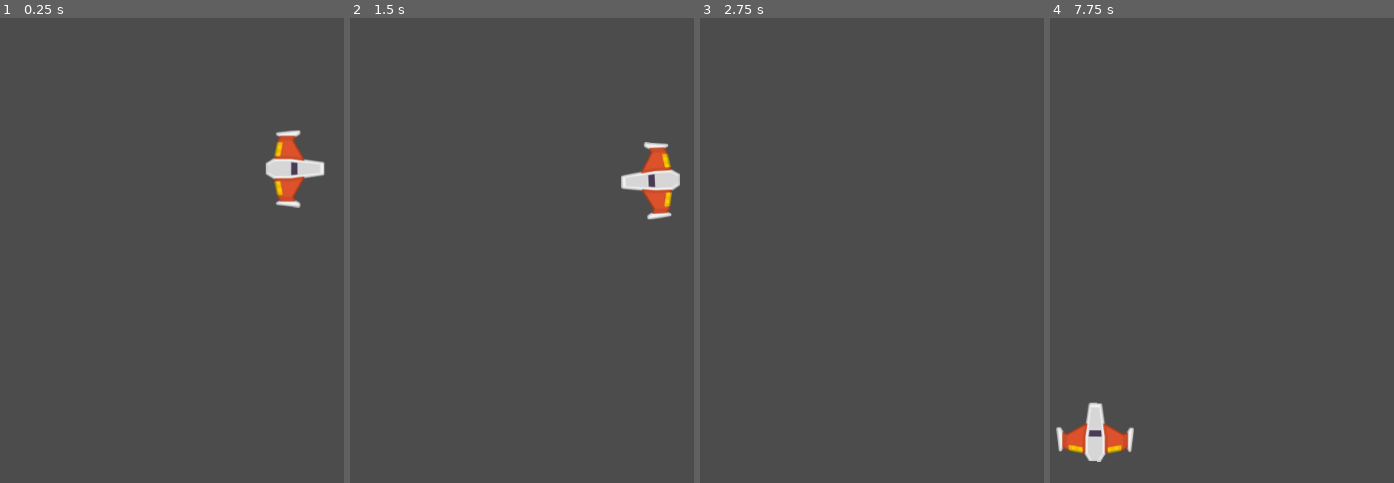
Above: before the commit, frames 1-4 (left to right).
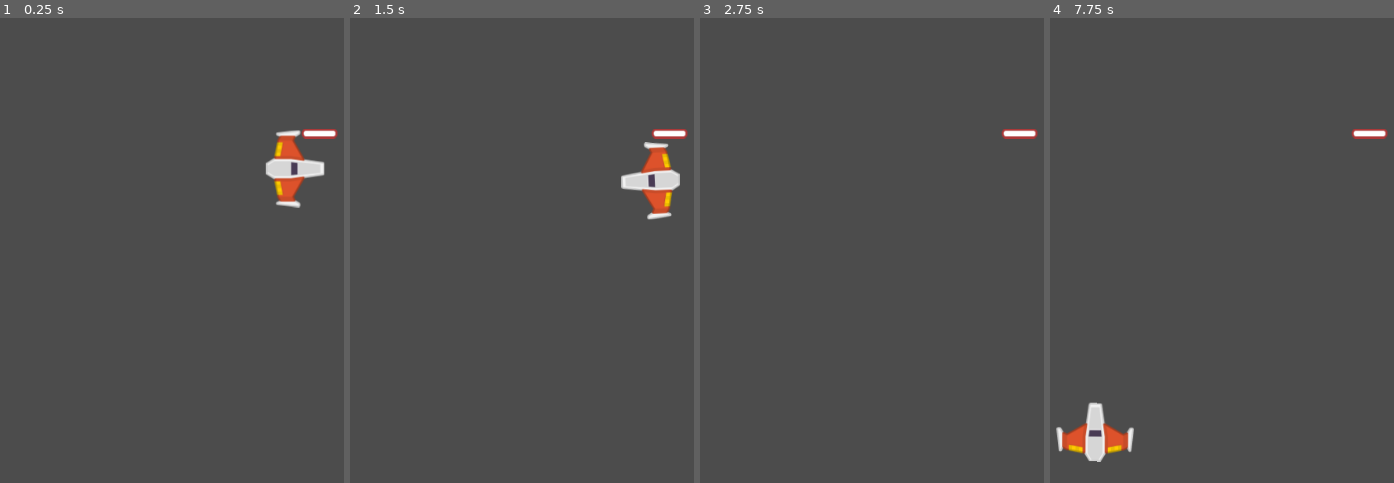
Above: after the commit, the same moments.

Repository: ChristianDTC/Game-Meteorite
Game: Godot game, scene res://Game/Levels/LevelTest.tscn
The game is run twice, just before and just after one commit, with the same random seed, the same clock (stepped at 60 frames per second) and the same inputs.
Inputs:
- Up to frame 1 (0.25 s): no input
- Up to frame 2 (1.5 s): tap Enter at 0.5 s; hold Right (rotate_right) 0.53-1.28 s; hold Space (shot_main, bound only after the commit) 0.53-1.28 s; hold Down (move_down) from 1.28 s (still down); tap Space (shot_main, bound only after the commit) at 1.35 s
- Up to frame 3 (2.75 s): release Down (move_down) at 2.03 s; hold Right (rotate_right) from 2.03 s (still down); hold Space (shot_main, bound only after the commit) from 2.03 s (still down)
- Up to frame 4 (7.75 s): release Right (rotate_right) at 2.78 s; release Space (shot_main, bound only after the commit) at 2.78 s; hold W (move_up) 2.78-3.53 s; tap Space (shot_main, bound only after the commit) every 1.5 s from 2.85 to 7.35 s; tap Enter at 3.5, 5 s; hold Space (shot_main, bound only after the commit) 3.53-4.28 s; hold Left (rotate_left) 3.53-5.03 s; hold Down (move_down) 5.03-5.78 s; hold Space (shot_main, bound only after the commit) 5.03-5.78 s; hold Right (rotate_right) 5.78-6.53 s; hold W (move_up) 6.53-7.28 s; hold Space (shot_main, bound only after the commit) 6.53-7.28 s; hold Right (rotate_right) from 7.28 s (still down)

The runs differ from the first frame. In frame 1, 0.2% of the frame differs, in the area x 87-99%, y 23-27%; in frame 2, 0.2%; in frame 3, 0.2%; in frame 4, 0.2%.

Commit message:
cree el laser y el cañon

Diff:
--- /dev/null
+++ b/Game/Laser/Laser.gd
@@ -0,0 +1,17 @@
+class_name Laser
+extends Area2D
+
+
+# ATRIBUTOS
+var velocity:Vector2 = Vector2.ZERO
+var damage:float
+
+
+# METODOS
+func create(pos: Vector2, dir: float, vel:float, damage_p:int) -> void:
+	position = pos
+	rotation = dir
+	velocity = Vector2(vel,0).rotated(dir)
+
+func _physics_process(delta: float) -> void:
+	position += velocity * delta
--- /dev/null
+++ b/Game/Laser/Laser.tscn
@@ -0,0 +1,21 @@
+[gd_scene load_steps=4 format=2]
+
+[ext_resource path="res://Game/Laser/laser_Red.png" type="Texture" id=1]
+[ext_resource path="res://Game/Laser/Laser.gd" type="Script" id=2]
+
+[sub_resource type="RectangleShape2D" id=1]
+
+[node name="Laser" type="Area2D"]
+scale = Vector2( 0.8, 1 )
+script = ExtResource( 2 )
+
+[node name="Sprite" type="Sprite" parent="."]
+rotation = 1.5708
+texture = ExtResource( 1 )
+
+[node name="CollisionShape2D" type="CollisionShape2D" parent="."]
+scale = Vector2( 2.8, 0.64 )
+shape = SubResource( 1 )
+
+[node name="VisibilityNotifier2D" type="VisibilityNotifier2D" parent="."]
+scale = Vector2( 2.84, 0.64 )
--- /dev/null
+++ b/Game/Laser/Muzzle.gd
@@ -0,0 +1,58 @@
+class_name Muzzle # CAÑON
+extends Node2D
+
+
+# ATRIBUTO EXPORT
+export var laser:PackedScene = null
+export var timing_shot:float = 0.8
+export var velocity_laser:int = 100
+export var damage_laser = 1
+
+
+# ATRIBUTOS ONREADY
+onready var timer_cooling:Timer = $TimerCooling
+onready var shot_sfx: AudioStreamPlayer2D = $ShotSFX
+onready var is_cooling:bool = true
+onready var is_shoting:bool = false setget set_is_shoting
+
+
+# ATRIBUTOS
+var points_shoting:Array = []
+
+
+# SETTERS Y GETTERS
+func set_is_shoting(shoting:bool) -> void:
+	is_shoting = shoting
+
+
+# METODOS
+func _ready() -> void:
+	store_points_shot()
+	timer_cooling.wait_time = timing_shot
+
+func _process(delta: float) -> void:
+	if is_shoting and is_cooling:
+		shot()
+
+# METODOS CUSTOM
+func store_points_shot() -> void:
+	for nodo in get_children():
+		if nodo is Position2D:
+			points_shoting.append(nodo)
+
+func shot() -> void:
+	is_cooling = false
+	shot_sfx.play()
+	timer_cooling.start()
+	for point_shoting in points_shoting:
+		var new_laser:Laser = laser.instance()
+		new_laser.create(
+			point_shoting.global_position,
+			get_owner().rotation,
+			velocity_laser,
+			damage_laser
+		)
+	print("piw")
+
+func _on_TimerCooling_timeout() -> void:
+	is_cooling = true
--- /dev/null
+++ b/Game/Laser/Muzzle.tscn
@@ -0,0 +1,16 @@
+[gd_scene load_steps=3 format=2]
+
+[ext_resource path="res://Game/Laser/Muzzle.gd" type="Script" id=1]
+[ext_resource path="res://Game/Laser/Laser.tscn" type="PackedScene" id=2]
+
+[node name="Muzzle" type="Node2D"]
+script = ExtResource( 1 )
+laser = ExtResource( 2 )
+
+[node name="PositionLeft" type="Position2D" parent="."]
+
+[node name="PositionRight" type="Position2D" parent="."]
+
+[node name="ShotSFX" type="AudioStreamPlayer2D" parent="."]
+
+[node name="TimerCooling" type="Timer" parent="."]
--- a/Game/Levels/LevelTest.tscn
+++ b/Game/Levels/LevelTest.tscn
@@ -1,8 +1,12 @@
-[gd_scene load_steps=2 format=2]
+[gd_scene load_steps=3 format=2]
 
 [ext_resource path="res://Game/Ship/Player.tscn" type="PackedScene" id=1]
+[ext_resource path="res://Game/Laser/Laser.tscn" type="PackedScene" id=2]
 
 [node name="LevelTest" type="Node2D"]
 
 [node name="Player" parent="." instance=ExtResource( 1 )]
 position = Vector2( 446, 197 )
+
+[node name="Laser" parent="." instance=ExtResource( 2 )]
+position = Vector2( 477, 152 )
--- a/Game/Ship/Player.gd
+++ b/Game/Ship/Player.gd
@@ -2,17 +2,20 @@
 extends RigidBody2D
 
 
-# Atributos Export
+# ATRIBUTOS EXPORT
 export var power_engine:int = 20 #potencia del motor
 export var power_rotation:int = 280 #potencia de rotación
 
 
-# Atributos
+# ATRIBUTOS
 var push:Vector2 = Vector2.ZERO
 var direction_rotation:int = 0
 
 
-# Metodos
+# ATRIBUTOS ONREADY
+onready var muzzle:Muzzle = $Muzzle
+
+# METODOS
 func _integrate_forces(state: Physics2DDirectBodyState) -> void:
 	apply_central_impulse(push.rotated(rotation))
 	apply_torque_impulse(direction_rotation * power_rotation)
@@ -20,18 +23,24 @@
 func _process(delta: float) -> void:
 	player_input()
 
-# Metodos Custom
+# METODOS CUSTOM
 func player_input() -> void:
-	# Empuje
+	# EMPUJE
 	push = Vector2.ZERO
 	if Input.is_action_pressed("move_up"):
 		push = Vector2(power_engine, 0)
 	elif Input.is_action_pressed("move_down"):
 		push = Vector2(-power_engine, 0)
 
-	# Rotación
+	# ROTACION
 	direction_rotation = 0
 	if Input.is_action_pressed("rotate_left"):
 		direction_rotation -= 1
 	elif Input.is_action_pressed("rotate_right"):
 		direction_rotation += 1
+
+	# DISPARO
+	if Input.is_action_pressed("shot_main"):
+		muzzle.set_is_shoting(true)
+	if Input.is_action_just_released("shot_main"):
+		muzzle.set_is_shoting(false)
--- a/Game/Ship/Player.tscn
+++ b/Game/Ship/Player.tscn
@@ -1,8 +1,9 @@
-[gd_scene load_steps=5 format=2]
+[gd_scene load_steps=6 format=2]
 
 [ext_resource path="res://Game/Ship/playerShip_orange.png" type="Texture" id=1]
 [ext_resource path="res://Game/Ship/material_physics.tres" type="PhysicsMaterial" id=2]
 [ext_resource path="res://Game/Ship/Player.gd" type="Script" id=3]
+[ext_resource path="res://Game/Laser/Muzzle.tscn" type="PackedScene" id=4]
 
 [sub_resource type="CircleShape2D" id=1]
 radius = 38.1182
@@ -23,3 +24,15 @@
 position = Vector2( 0, 2 )
 scale = Vector2( 1.2, 0.880001 )
 shape = SubResource( 1 )
+
+[node name="Muzzle" parent="." instance=ExtResource( 4 )]
+
+[node name="PositionLeft" parent="Muzzle" index="0"]
+position = Vector2( -45, 0 )
+
+[node name="PositionRight" parent="Muzzle" index="1"]
+position = Vector2( 45, 0 )
+
+[connection signal="timeout" from="Muzzle/TimerCooling" to="Muzzle" method="_on_TimerCooling_timeout"]
+
+[editable path="Muzzle"]
--- a/project.godot
+++ b/project.godot
@@ -9,12 +9,24 @@
 config_version=4
 
 _global_script_classes=[ {
+"base": "Area2D",
+"class": "Laser",
+"language": "GDScript",
+"path": "res://Game/Laser/Laser.gd"
+}, {
+"base": "Node2D",
+"class": "Muzzle",
+"language": "GDScript",
+"path": "res://Game/Laser/Muzzle.gd"
+}, {
 "base": "RigidBody2D",
 "class": "Player",
 "language": "GDScript",
 "path": "res://Game/Ship/Player.gd"
 } ]
 _global_script_class_icons={
+"Laser": "",
+"Muzzle": "",
 "Player": ""
 }
 
@@ -54,6 +66,12 @@
 , Object(InputEventKey,"resource_local_to_scene":false,"resource_name":"","device":0,"alt":false,"shift":false,"control":false,"meta":false,"command":false,"pressed":false,"scancode":68,"physical_scancode":0,"unicode":0,"echo":false,"script":null)
  ]
 }
+shot_main={
+"deadzone": 0.5,
+"events": [ Object(InputEventKey,"resource_local_to_scene":false,"resource_name":"","device":0,"alt":false,"shift":false,"control":false,"meta":false,"command":false,"pressed":false,"scancode":32,"physical_scancode":0,"unicode":0,"echo":false,"script":null)
+, Object(InputEventKey,"resource_local_to_scene":false,"resource_name":"","device":0,"alt":false,"shift":false,"control":false,"meta":false,"command":false,"pressed":false,"scancode":70,"physical_scancode":0,"unicode":0,"echo":false,"script":null)
+ ]
+}
 
 [physics]
 
Binary file added: Game/Laser/laser_Red.png
Not shown, added: Game/Laser/laser_Red.png.import
